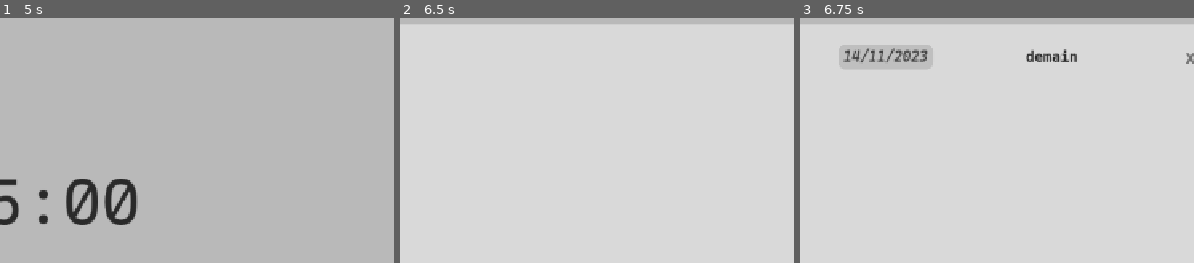
Above: before the commit, frames 1-3 (left to right).
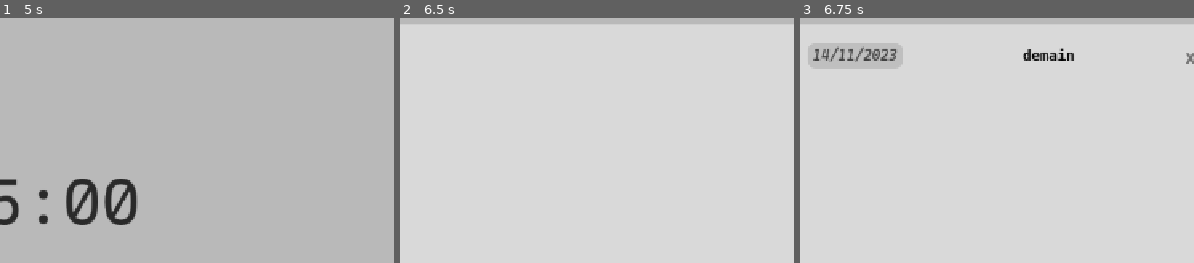
Above: after the commit, the same moments.

Repository: t0qen/noos
Game: Godot game, scene res://app/scenes/main.tscn
Same seed, same stepped clock (60 frames per second), same inputs: the game is played once before the commit and once after it.
Inputs (mouse positions are % of the whole screen's width and height, from its top left):
- Up to frame 1 (5 s): click (50, 47) at 0.52 s; type "12" at 0.6 s; click (13, 97) at 1.25 s; click (13, 85) at 2 s; click (13, 97) at 2.75 s; click (13, 80) at 3.5 s; click (13, 97) at 4.25 s
- Up to frame 2 (6.5 s): click (13, 70) at 5 s; click (48, 90) at 5.77 s; type "12" at 5.85 s
- Up to frame 3 (6.75 s): click "Add" at 6.5 s
The pictures show only the part of the screen within x 45-95%, y 0-50%; the shares and areas given below are measured in that part.

Frames 1-2 are identical in both runs. In frame 3, 2.7% of the frame differs, in the area x 2-71%, y 10-21%.

Commit message:
Improved and fixed memo reminder

Diff:
--- a/app/scenes/apps/memo_reminder/memo_items.tscn
+++ b/app/scenes/apps/memo_reminder/memo_items.tscn
@@ -34,8 +34,10 @@
 anchor_left = 0.037
 anchor_right = 0.962
 anchor_bottom = 0.07
-offset_left = -47.36
-offset_right = -47.3601
+offset_left = -46.3601
+offset_top = 2.0
+offset_right = -46.36
+offset_bottom = 2.0
 grow_horizontal = 2
 grow_vertical = 2
 script = ExtResource("1_v70p2")
@@ -56,31 +58,31 @@
 
 [node name="from_bg" type="Panel" parent="."]
 layout_mode = 0
-offset_left = 584.0
-offset_top = 8.0
-offset_right = 736.0
-offset_bottom = 48.0
+offset_left = 535.0
+offset_top = 6.0
+offset_right = 687.0
+offset_bottom = 46.0
 theme_override_styles/panel = SubResource("StyleBoxFlat_0ivf2")
 
 [node name="next" type="Label" parent="."]
 layout_mode = 0
-offset_left = 760.0
-offset_top = 8.0
-offset_right = 1092.0
-offset_bottom = 48.0
+offset_left = 727.0
+offset_top = 6.0
+offset_right = 1115.0
+offset_bottom = 46.0
 theme_override_colors/font_color = Color(0.147672, 0.147672, 0.147672, 1)
 theme_override_fonts/font = ExtResource("1_5y0bl")
 theme_override_font_sizes/font_size = 23
-text = "demain"
+text = "dans 12 jours, le 12/06/2025"
 horizontal_alignment = 1
 vertical_alignment = 1
 
 [node name="from" type="Label" parent="."]
 layout_mode = 0
-offset_left = 592.0
-offset_top = 8.0
-offset_right = 720.0
-offset_bottom = 48.0
+offset_left = 543.0
+offset_top = 6.0
+offset_right = 678.0
+offset_bottom = 46.0
 theme_override_colors/font_color = Color(0.255659, 0.255659, 0.255659, 1)
 theme_override_fonts/font = ExtResource("2_v70p2")
 theme_override_font_sizes/font_size = 23
--- a/app/scripts/apps/memo_items.gd
+++ b/app/scripts/apps/memo_items.gd
@@ -1,6 +1,6 @@
 extends Control
 
-var from
+var from = []
 var last
 
 
@@ -9,13 +9,26 @@
 var next_memo
 var creation_date = []
 
-var months = {1: 31, 2: 30, 3: 31, 4: 30, 5: 31, 6: 30, 7: 31, 8: 31, 9: 30, 10: 31, 11: 30, 12: 31}
+var months = {0: -1, 1: 31, 2: 30, 3: 31, 4: 30, 5: 31, 6: 30, 7: 31, 8: 31, 9: 30, 10: 31, 11: 30, 12: 31}
 
 signal delete(item_name)
 
 func _ready() -> void:
-	print(calculate_next())
+	pass
+	#load_creation_date()
 
+
+#func load_creation_date():
+	#var file = FileAccess.open("user://items/" + $name.text + ".json", FileAccess.READ)
+	#var json_string = file.get_as_text()
+	#file.close()
+	#var json = JSON.new()
+	#var parsed_data = json.parse_string(json_string)
+	#if parsed_data == null:
+		#print("error parsing ", json.get_error_message())
+		#return
+	#var data = parsed_data[0]
+	#add_preloaded_item(i.rstrip(".json"), data.get("output"), data.get("from"))
 
 func _on_kill_pressed() -> void:
 	delete.emit($name.text)
@@ -25,73 +38,104 @@
 	$name.text = item_name
 	$from.text = from_value
 	from = from_fromated
+	calculate_next()
 
 func get_last(): # last time we had to study this
 	pass
 
 func calculate_next():
-	var current_date = [] # if just created, else 'fromfromated'
+	var current_date = []
 
-	current_date = [28, 8, 2025]
-	creation_date = [28, 8, 2025]
-
+	current_date = get_current_date()
+	print(current_date)
+	creation_date = from
 
 	next_memo = get_next_date(creation_date, memo_interval.get(current_memo_interval))
 
 
-	print("next ", next_memo)
-	print(compare_date(next_memo, current_date))
-	while compare_date(next_memo, current_date) == true:
-		print("decal")
-		current_memo_interval = current_memo_interval + 1
-		if current_memo_interval > memo_interval.values().size():
-			print("FINISHED")
-			current_memo_interval = 1
-		next_memo = get_next_date(current_date, memo_interval.get(current_memo_interval))
+	print("next before ", next_memo)
+	print("size ", memo_interval.values().size())
+	var prev_memo = next_memo
+	if compare_date(prev_memo, current_date) == 2:
+		print("same")
+		change_next_label(next_memo, 0)
+	else:
+		while compare_date(next_memo, current_date) != 0:
 
-	change_next_label(next_memo, memo_interval.get(current_memo_interval))
+			print("decal")
+			current_memo_interval = current_memo_interval + 1
+			if current_memo_interval > memo_interval.values().size():
+				print("FINISHED")
+				return
+			print("to add ",  memo_interval.get(current_memo_interval))
+			next_memo = get_next_date(prev_memo, memo_interval.get(current_memo_interval))
+			prev_memo = next_memo
+			print("prev ", prev_memo)
+			print("next ", next_memo)
+
+		change_next_label(next_memo, memo_interval.get(current_memo_interval))
+
+	print("finished loo")
+
+	print(memo_interval.get(current_memo_interval))
+
 	return next_memo
 
 func get_next_date(date, days_to_add):
-	var output = [date[0] + days_to_add, date[1], date[2]]
+	print("to add2 ", days_to_add)
+	var formated_date = [int(date[0]), int(date[1]), int(date[2])]
+	var output = [formated_date[0] + days_to_add, formated_date[1], formated_date[2]]
+	print("output ", output)
 	var i : int = 0
-	while output[0] > months.get(date[1] + i):
-		output[0] = output[0] - months.get(date[1] + i)
-		output[1] = date[1] + (1 + i)
+	while output[0] > months.get(formated_date[1] + i):
+		print("adjusting")
+		output[0] = output[0] - months.get(formated_date[1] + i)
+		output[1] = formated_date[1] + (1 + i)
 		if output[1] > 12: # change year
 			output[1] = 1
-			date[1] = 1
+			formated_date[1] = 1
 			output[2] = output[2] + 1
 		i = i + 1
 	return output
 
 func compare_date(date1, date2): # return true if date2 >>
-	var output : bool = false
-	if date1[1] < date2[1] && date1[2] <= date2[2]:
-		output = true
-	if date1[1] == date2[1] && date1[0] < date2[0] && date1[2] <= date2[2]:
-		output = true
-	if date1[1] == date2[1] && date1[2] < date2[2]:
-		output = true
+	if date1[2] < date2[2]:
+		return 1
+	elif date1[2] > date2[2]:
+		return 0
 
-	if date1[0] == date2[0] && date1[1] == date2[1] && date1[2] == date2[2]:
-		output = true
+	if date1[1] < date2[1]:
+		return 1
+	elif date1[1] > date2[1]:
+		return 0
 
-	return output
+	if date1[0] < date2[0]:
+		return 1
+	elif date1[0] > date2[0]:
+		return 0
 
+	return 2 # les deux dates sont égales
 
 func change_next_label(date, days_to_add):
+	$next.add_theme_color_override("font_color", Color(0, 0, 0, 1)
+)
+	print("to ADDDDDDDD ", days_to_add)
 	if days_to_add > 1:
 		var day = date[0]
 		var month = date[1]
+
 		if day < 10:
 			day = "0" + str(day)
 		if month < 10:
 			month = "0" + str(month)
 
-		$next.text = "dans" + days_to_add + "jours, le " + day + "/" + month
+		$next.text = "dans " + str(days_to_add) + " jours, le " + str(day) + "/" + str(month) + "/" + str(date[2])
 	else:
-		$next.text = "demain"
+		if days_to_add == 0:
+			$next.text = "aujourd'hui"
+			$next.add_theme_color_override("font_color", Color(0.498039, 1, 0, 1))
+		else:
+			$next.text = "demain"
 
 
 
--- a/app/scripts/apps/memo_reminder.gd
+++ b/app/scripts/apps/memo_reminder.gd
@@ -19,7 +19,7 @@
 	var current_item = item.instantiate()
 	$ScrollContainer/VBoxContainer.add_child(current_item)
 	current_item.connect("delete", delete_item)
-
+	print("add")
 	# current date
 	var datetime = Time.get_datetime_dict_from_system()
 	var day = datetime.day
@@ -30,7 +30,8 @@
 		month = "0" + str(month)
 
 	var output : String = str(day) + "/" + str(month) + "/" + str(datetime.year)
-	var from = [datetime.day, datetime.month, datetime.year]
+	var from = [int(datetime.day), int(datetime.month), int(datetime.year)]
+	print("add2")
 	current_item.set_contents(item_name, output, from)
 
 	var data = []
